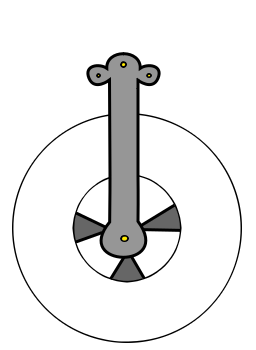
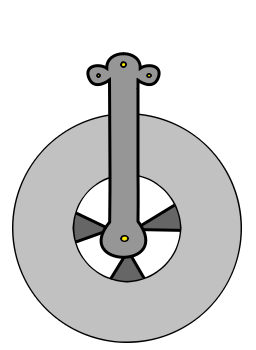
Layers edited between the first and the second 256 x 350 image:
painted on "Colors" over [13, 115, 241, 342]
